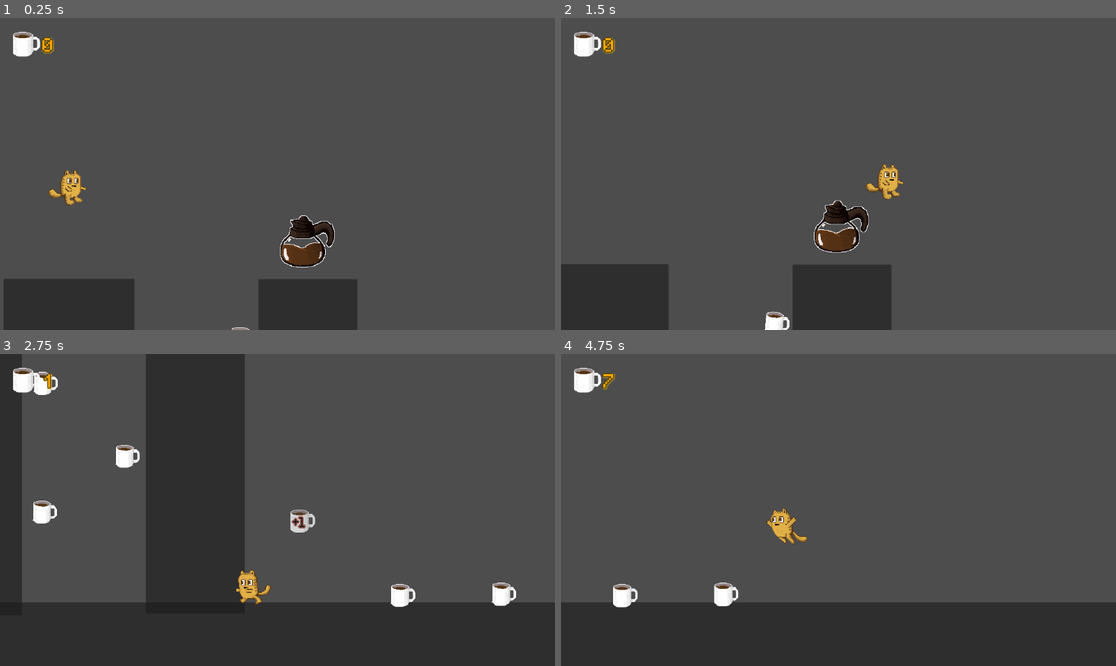
Above: before the commit, frames 1-4 (two rows, left to right).
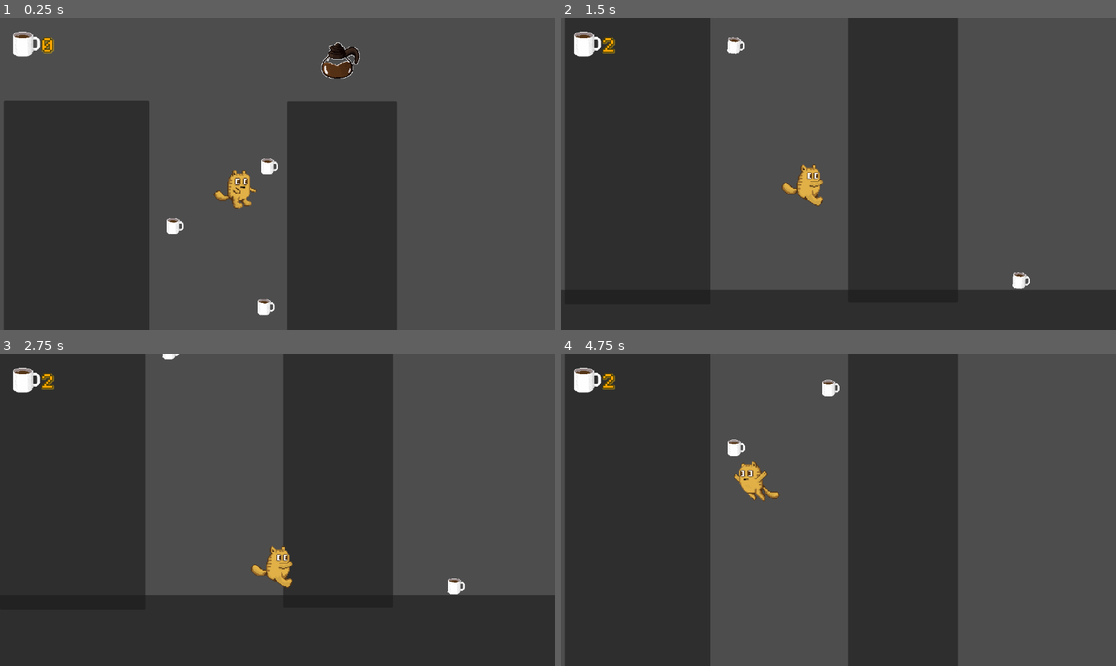
Above: after the commit, the same moments.

Repository: rnakkas/CoffeeCatProject
Game: Godot game, scene res://Scenes/test_level.tscn
Same seed, same stepped clock (60 frames per second), same inputs: the game is played once before the commit and once after it.
Inputs:
- Up to frame 1 (0.25 s): no input
- Up to frame 2 (1.5 s): hold Right (move_right) from 0.53 s (still down); tap Space (jump) at 0.77 s
- Up to frame 3 (2.75 s): tap Space (jump) at 1.52 s; release Right (move_right) at 2.03 s; hold Left (move_left) from 2.03 s (still down)
- Up to frame 4 (4.75 s): release Left (move_left) at 2.78 s; hold Right (move_right) 2.78-4.28 s; tap Space (jump) at 3.02, 3.77, 4.52 s; hold Left (move_left) from 4.28 s (still down)

The runs differ from the first frame. In frame 1, 30% of the frame differs, in the area x 0-72%, y 7-100%; in frame 2, 48%; in frame 3, 49%, in the area x 3-100%, y 0-82%; in frame 4, 48%.

Commit message:
updated tween

Diff:
--- a/Scenes/coffee.tscn
+++ b/Scenes/coffee.tscn
@@ -103,7 +103,7 @@
 
 [node name="sprite" type="AnimatedSprite2D" parent="."]
 position = Vector2(10, 13)
-scale = Vector2(1.1, 1.178)
+scale = Vector2(0.695, 0.745)
 sprite_frames = SubResource("SpriteFrames_nm0lc")
 animation = &"idle"
 frame = 3
--- a/Scenes/coffee_pot.tscn
+++ b/Scenes/coffee_pot.tscn
@@ -73,7 +73,7 @@
 }]
 
 [sub_resource type="CircleShape2D" id="CircleShape2D_o754r"]
-radius = 65.0077
+radius = 38.833
 
 [node name="coffee_pot" type="Area2D"]
 collision_layer = 4
@@ -81,7 +81,7 @@
 script = ExtResource("1_ye5fj")
 
 [node name="sprite" type="AnimatedSprite2D" parent="."]
-scale = Vector2(1.2, 1.2)
+scale = Vector2(0.75, 0.75)
 sprite_frames = SubResource("SpriteFrames_e1eib")
 animation = &"idle"
 
--- a/Scenes/test_level.tscn
+++ b/Scenes/test_level.tscn
@@ -95,11 +95,10 @@
 position = Vector2(1918, 339)
 
 [node name="player" parent="." instance=ExtResource("1_wmqhn")]
-position = Vector2(-16, -633)
+position = Vector2(317, -239)
 scale = Vector2(1.68594, 1.62774)
 
 [node name="Camera2D" type="Camera2D" parent="player"]
-zoom = Vector2(0.9, 0.9)
 limit_left = 0
 limit_bottom = 550
 position_smoothing_enabled = true
--- a/Scripts/ItemCollection.gd
+++ b/Scripts/ItemCollection.gd
@@ -7,9 +7,9 @@
 
 	var tween_1: Tween = object.get_tree().create_tween();
 	var tween_2: Tween = object.get_tree().create_tween();
-	animation.play("collect");
-	tween_1.tween_property(object, "modulate:a", 0, 1.6);
-	tween_2.tween_property(object, "position", object.position - Vector2(0, 210), 0.45);
+	#animation.play("collect");
+	tween_1.tween_property(object, "modulate:a", 0, 0.4);
+	tween_2.tween_property(object, "position", object.position - Vector2(0, 150), 0.5);
 	tween_2.tween_callback(object.queue_free);
 
 func _increase_score(object: Object, level_manager: Node) -> void:
